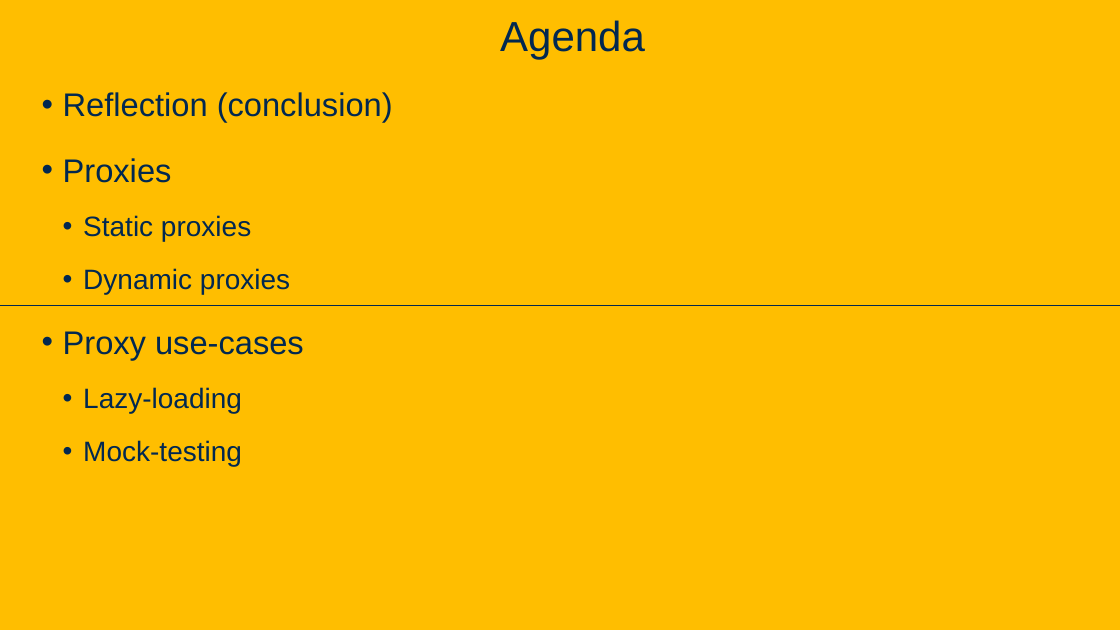
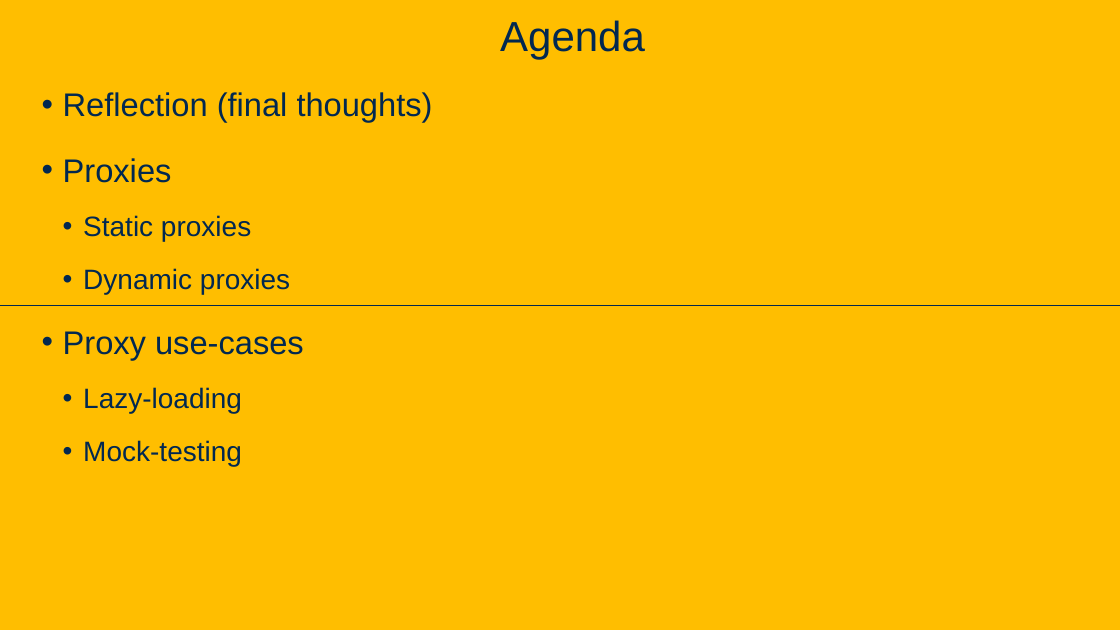
Before and after one commit to davsec-teaching/ecs160-f25, a slide deck: slide 67 of slides/5_annotations_and_reflection.pptx. Drawn at 1120x630 pixels with LibreOffice and Linux fonts; fonts in the diff are those of the drawing; background and template pictures are left out. Boxes give left, top, right and bottom in pixels: in the first picture for what was removed or moved away, otherwise in the second. Text is boxed around its words. In the diff, an @@ line names an element or a change of style, - is before the commit and + after.

```diff
--- a/slides/5_annotations_and_reflection.pptx
+++ b/slides/5_annotations_and_reflection.pptx
@@ text at (63, 92, 433, 122): text changed @@
-• Reflection (conclusion)
+• Reflection (final thoughts)
```
Also in this commit, not shown: 10 other slides changed, 5 slides added.
